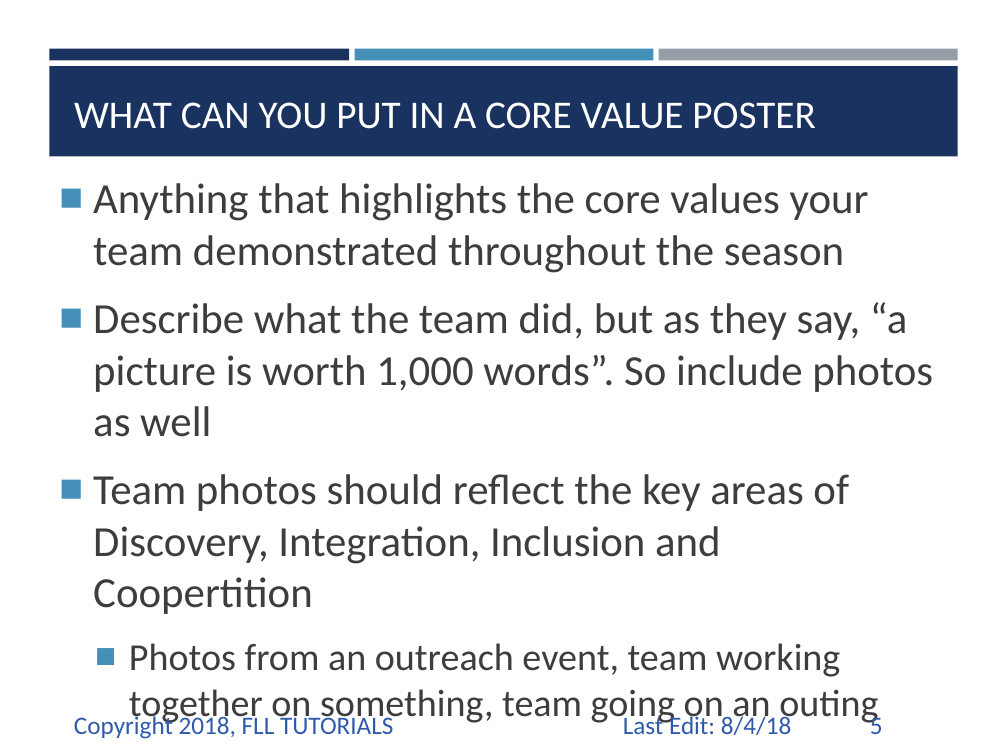
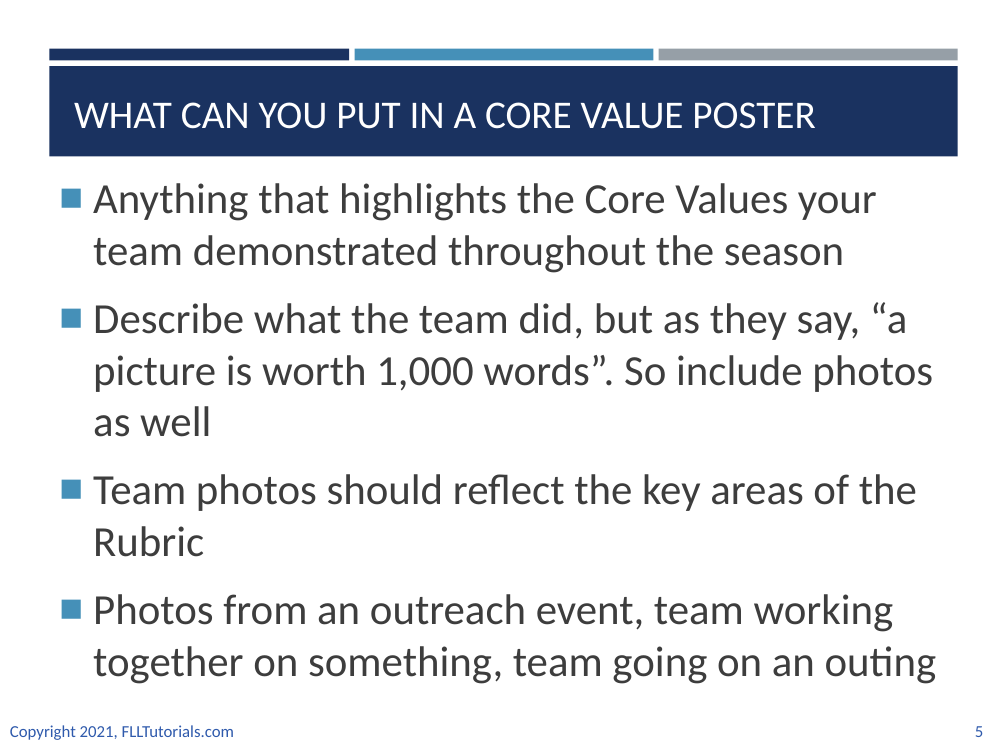
Before and after one commit to ev3lessons/FLL-Tutorials, a slide deck: slide 5 of translations/en-us/CoreValues/CVPoster.pptx. Drawn at 1008x756 pixels with LibreOffice and Linux fonts; fonts in the diff are those of the drawing. Boxes give left, top, right and bottom in pixels: in the first picture for what was removed or moved away, otherwise in the second. Text is boxed around its words. In the diff, an @@ line names an element or a change of style, - is before the commit and + after.

Commit message:
Core Values Lessons updated for new judging and CV

```diff
--- a/translations/en-us/CoreValues/CVPoster.pptx
+++ b/translations/en-us/CoreValues/CVPoster.pptx
@@ text at (93,183,877,273): text changed @@
-■ Anything that highlights the core values your team demonstrated throughout the season
+■ Anything that highlights the Core Values your team demonstrated throughout the season
@@ text at (93,474,917,557): text changed @@
-■ Team photos should reflect the key areas of Discovery, Integration, Inclusion and Coopertition
+■ Team photos should reflect the key areas of the Rubric
@@ text at (93,594,937,684): size 27.2 to 30.6 pt in "Photos from an outreach event, team working ..."; list level 2 to 1 in "Photos from an outreach event, ..." @@
@@ text removed at (623,714,791,735) @@
-Last Edit: 8/4/18
@@ page number: place and size @@
-page number at (870,714,883,734)
+page number at (975,726,983,737)
@@ page number at (975,726,983,737): size 18 to 12 pt @@
@@ text at (10,725,234,740): text changed; size 18 to 12 pt @@
-Copyright 2018, FLL TUTORIALS
+Copyright 2021, FLLTutorials.com
```
Also in this commit, not shown: 8 other slides changed, 6 other files.
